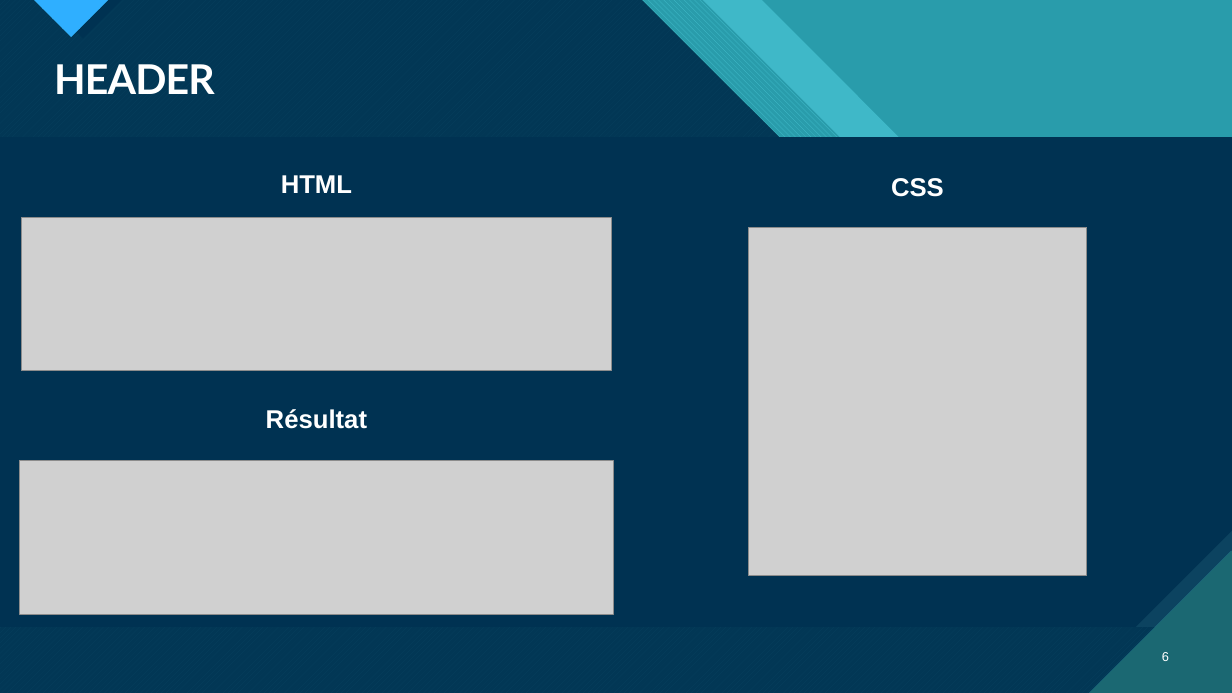
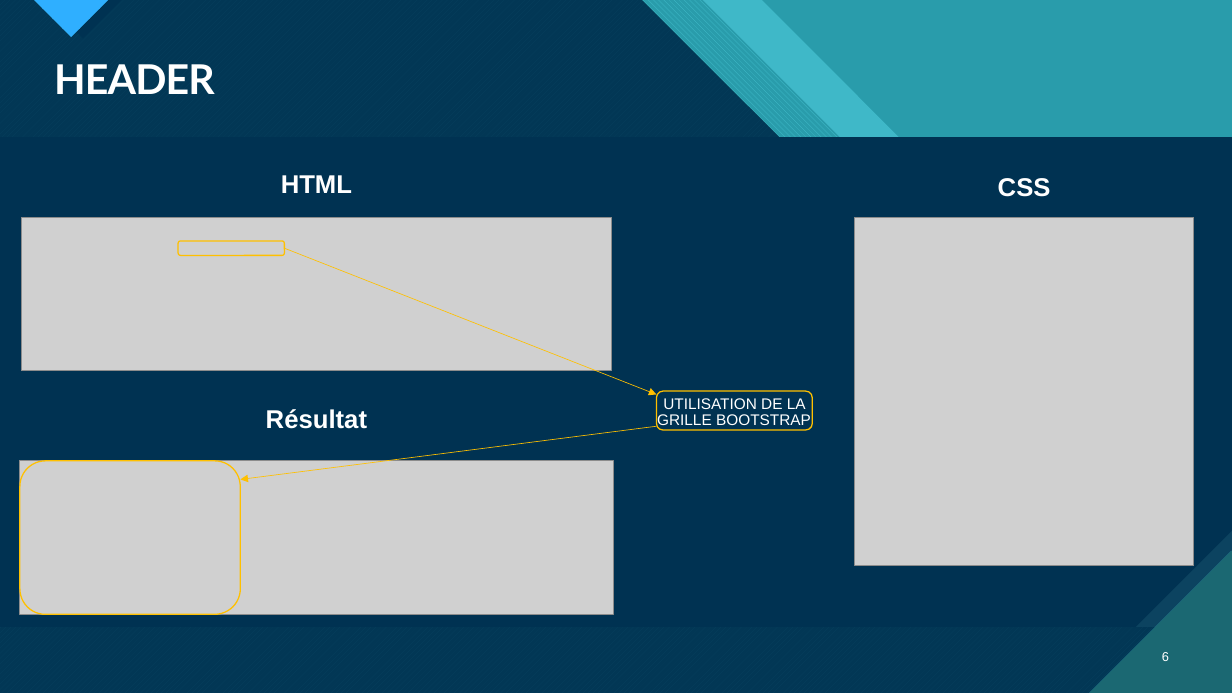
Before and after one commit to porteb/P2OC, a slide deck: slide 6 of Projet 2 OpenClassroms.pptm. Drawn at 1232x693 pixels with LibreOffice and Linux fonts; fonts in the diff are those of the drawing; grey boxes stand for pictures. Boxes give left, top, right and bottom in pixels: in the first picture for what was removed or moved away, otherwise in the second. Text is boxed around its words. In the diff, an @@ line names an element or a change of style, - is before the commit and + after.

```diff
--- a/Projet 2 OpenClassroms.pptm
+++ b/Projet 2 OpenClassroms.pptm
@@ text "CSS": place and size @@
-text "CSS" at [891,178,944,197]
+text "CSS" at [998,178,1051,197]
@@ picture: place and size @@
-picture at [749,227,1088,576]
+picture at [855,217,1194,566]
@@ rounded rectangle added at [178,241,285,256], outline #FFC000 1 pt @@
@@ arrow added from (285, 249) to (656, 395), #FFC000 0.5 pt @@
@@ rounded rectangle added at [656,391,812,430], outline #FFC000 1 pt @@
@@ text added at [657,398,811,429], 12 pt, text #FFFFFF @@
+UTILISATION DE LA GRILLE BOOTSTRAP
@@ arrow added from (656, 426) to (240, 480), #FFC000 0.5 pt @@
@@ rounded rectangle added at [20,461,241,615], outline #FFC000 1 pt @@
```
Also in this commit, not shown: 2 other slides changed, 5 slides added, 3 slides removed, 1 other file.
